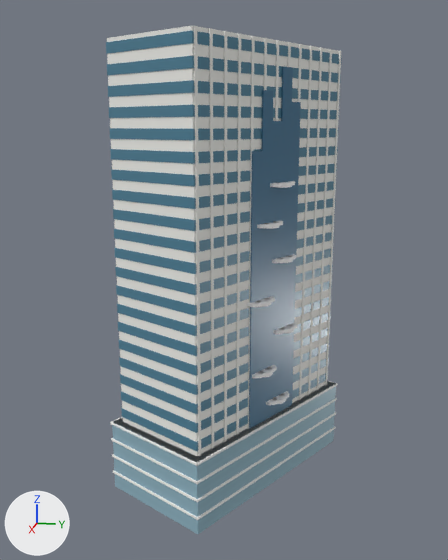
Two versions of the glTF model public/models/landmarks/millennium.glb, one commit apart.
The view is the same before and after, from a camera (50 mm lens) standing at (139.0, 25.8, 81.9) and looking at (1.2, -1.7, 47.4). Lighting does not change. The marker at lower left points along +X, +Y and +Z. The picture after the commit comes second.

The first picture shows 'millennium'.
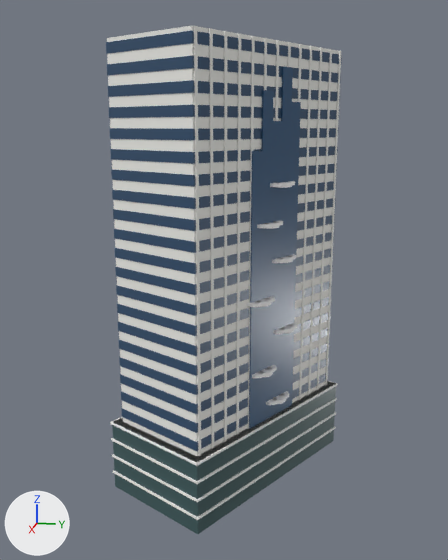
Patch to the scene script:
```diff
--- a/public/models/landmarks/millennium.glb.py
+++ b/public/models/landmarks/millennium.glb.py
@@ mat_millennium_podium_glass @@
 mat_millennium_podium_glass = principled_material('millennium_podium_glass')
-mat_millennium_podium_glass.base_color = (0.275, 0.451, 0.539)  # cyan #8fb3c2
+mat_millennium_podium_glass.base_color = (0.0482, 0.102, 0.107)  # dark cyan #3e5a5c
 mat_millennium_podium_glass.roughness = 0.3
@@ mat_millennium_window @@
 mat_millennium_window = principled_material('millennium_window')
-mat_millennium_window.base_color = (0.0782, 0.22, 0.314)  # blue #4f8198
+mat_millennium_window.base_color = (0.0343, 0.0802, 0.156)  # dark blue #34506e
 mat_millennium_window.roughness = 0.3
```

What differs and where, as boxes (x1, y1, x2, y2) in the pictures (448 x 560 px):
'millennium', recoloured (darker): (106, 28, 341, 534) in both
